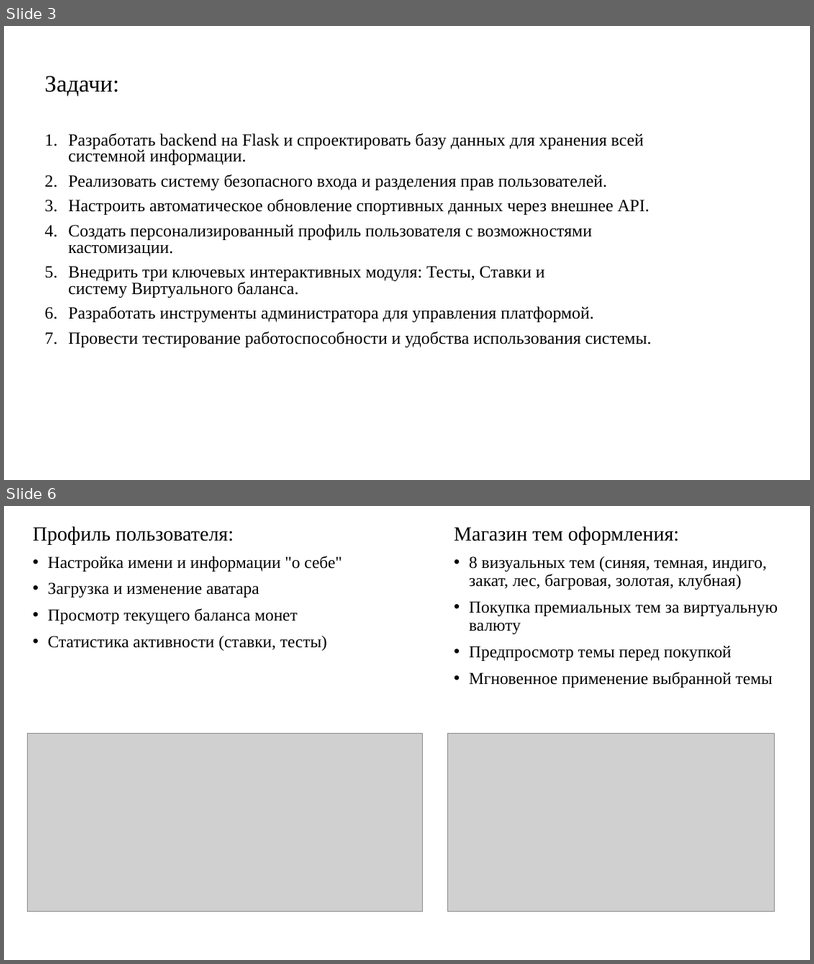
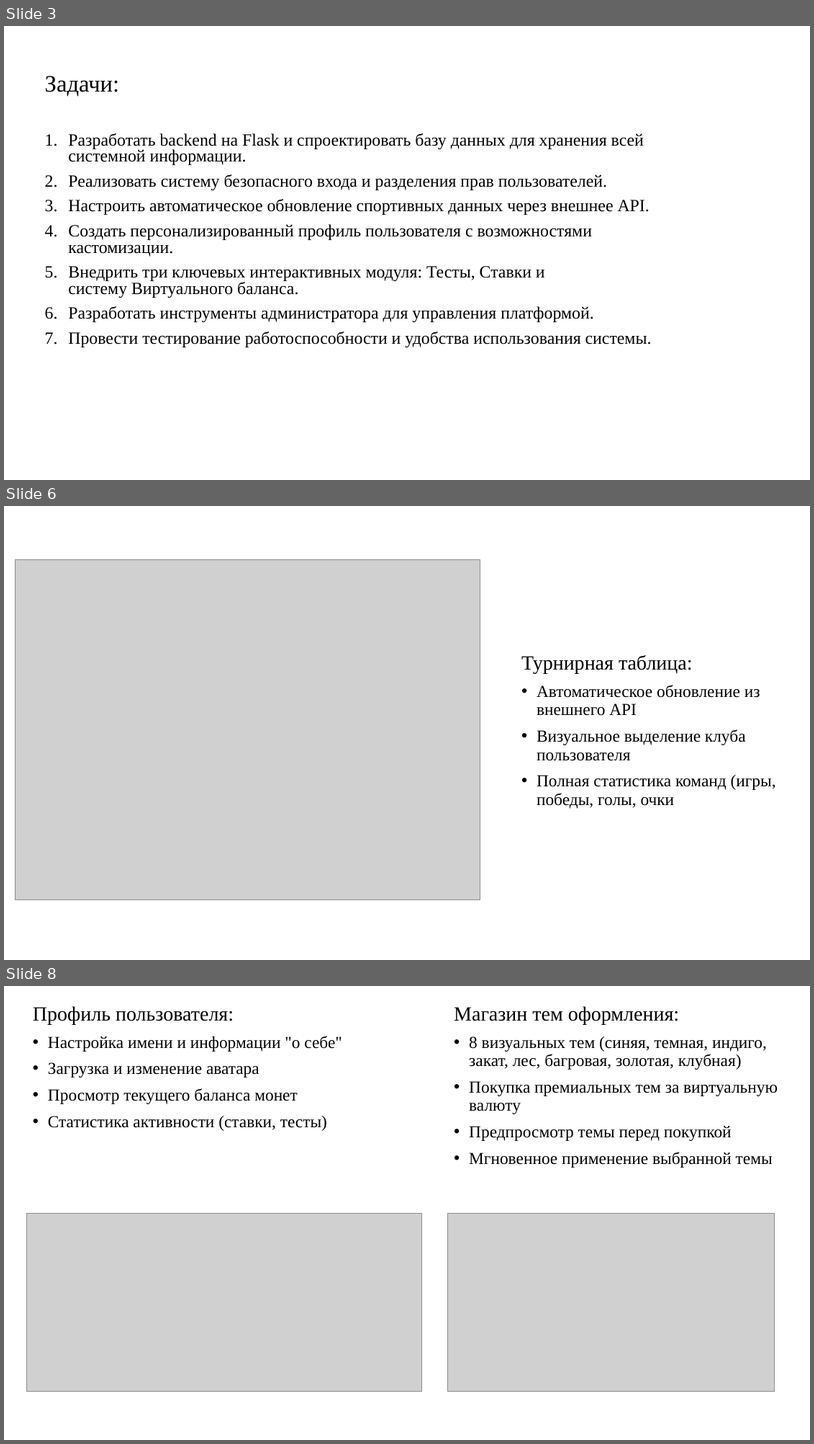
Before and after one commit to Kilmb/web, a slide deck: Web-main.pptx. Shown one above the other, each under a label of ours: slides 3 and 6 before the commit, slides 3, 6 and 8 after it; the slides between them are not shown. The pictures are 814x964 and 814x1444 pixels, drawn with LibreOffice and Linux fonts; fonts in the diff are those of the drawing; grey boxes stand for pictures; background and template pictures are left out. Boxes give left, top, right and bottom in pixels: in the first picture for what was removed or moved away, otherwise in the second. Text is boxed around its words. In the diff, an @@ line names an element or a change of style, - is before the commit and + after.

```diff
--- a/Web-main.pptx
+++ b/Web-main.pptx
@@ slide 6 added at <box>4,506,810,960</box>, background picture (left out) @@
@@ picture added at <box>16,560,480,900</box> @@
@@ text added at <box>522,655,777,808</box>, 20 pt, text #000000 @@
+Турнирная таблица:
+• Автоматическое обновление из внешнего API
+• Визуальное выделение клуба пользователя
+• Полная статистика команд (игры, победы, голы, очки
@@ what was slide 6 is now slide 8 @@
```
Also in this commit, not shown: 3 slides changed, 1 other slide added.
